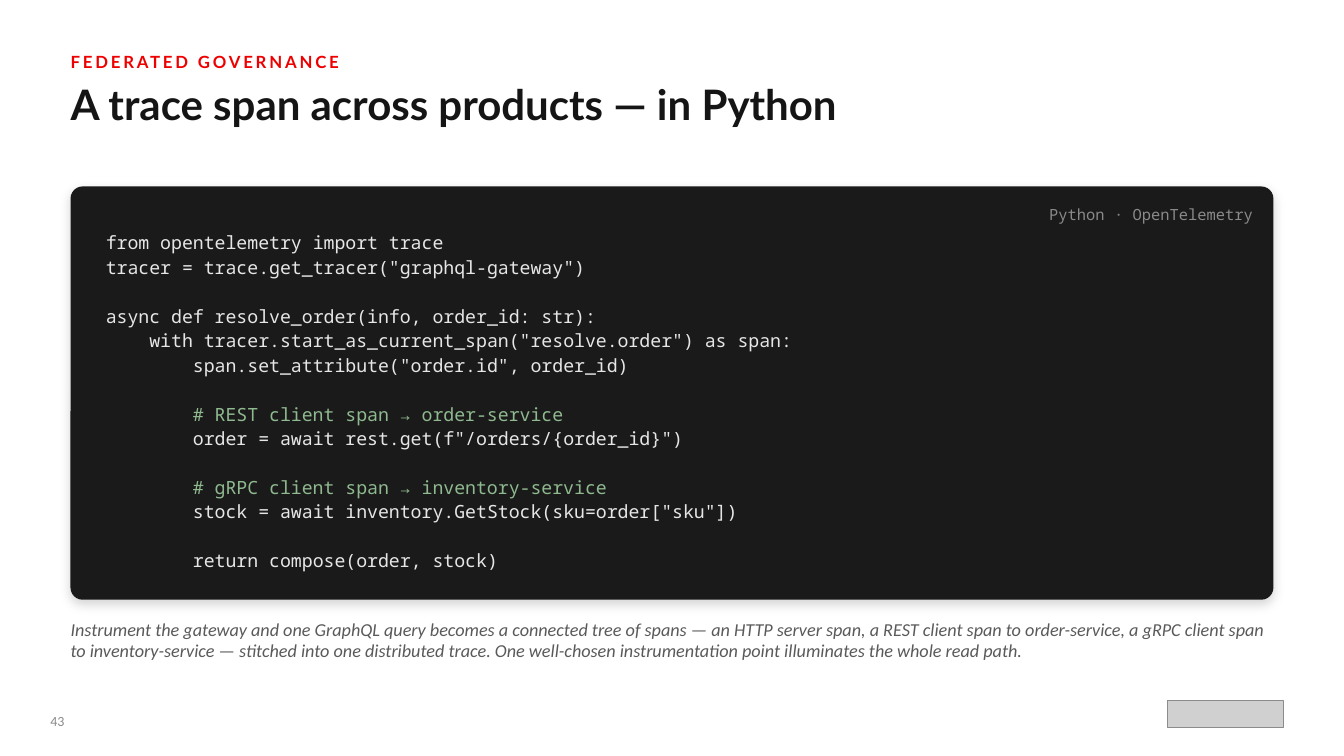
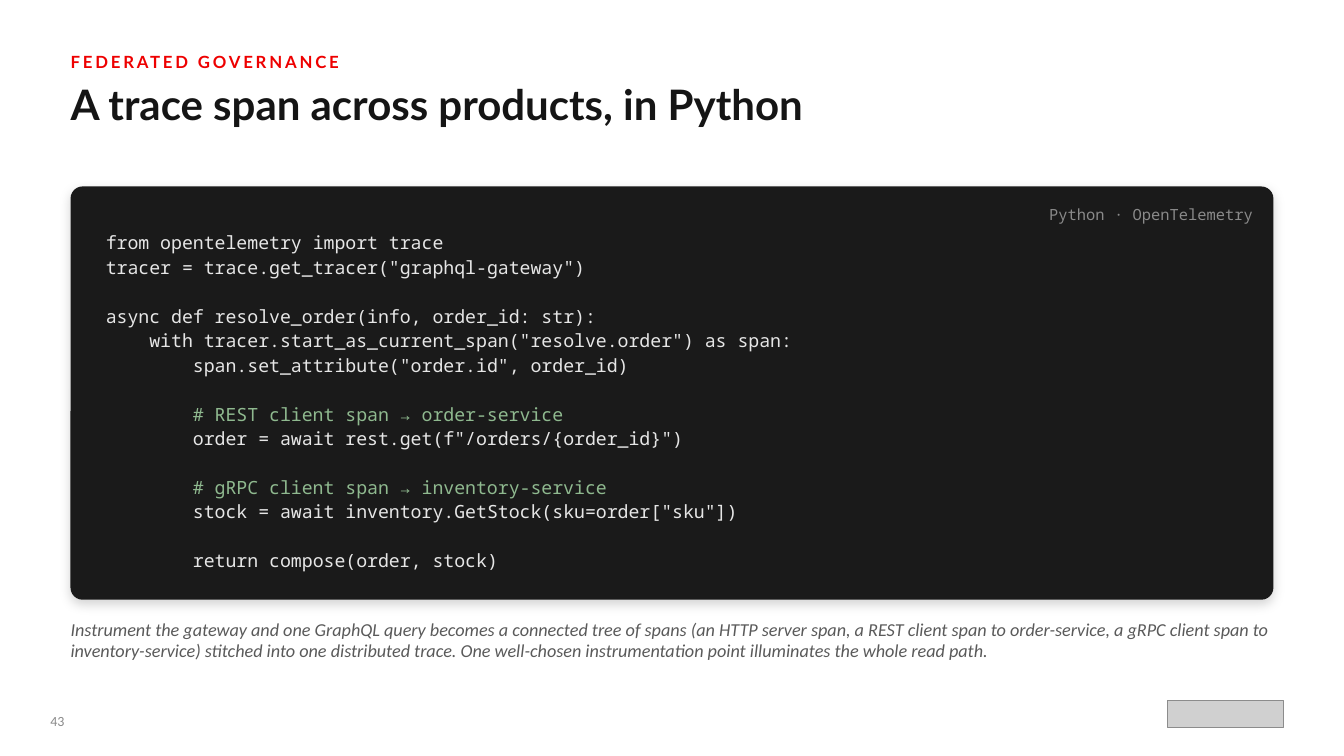
Before and after one commit to patterncatalyst/datamesh-reference-arch-python, a slide deck: slide 44 of presentation/data-mesh-openshift/Data_Mesh_on_OpenShift.pptx. Drawn at 1344x756 pixels with LibreOffice and Linux fonts; fonts in the diff are those of the drawing; grey boxes stand for pictures. Boxes give left, top, right and bottom in pixels: in the first picture for what was removed or moved away, otherwise in the second. Text is boxed around its words. In the diff, an @@ line names an element or a change of style, - is before the commit and + after.

Commit message:
docs(deck): professional-voice pass on the data-mesh decks
Remove em dashes, chapter/section cross-references, and ban-tier verbal
tics (deliberately, earns its place, load-bearing, worth noticing, honest,
on purpose, not a toy, rest of this deck) from The Data Mesh 101 and
Data Mesh on OpenShift pptxgenjs sources, then rebuild both decks.

```diff
--- a/presentation/data-mesh-openshift/Data_Mesh_on_OpenShift.pptx
+++ b/presentation/data-mesh-openshift/Data_Mesh_on_OpenShift.pptx
@@ text at bbox=[71, 88, 803, 127]: text changed @@
-A trace span across products — in Python
+A trace span across products, in Python
@@ text at bbox=[71, 623, 1268, 660]: text changed @@
-Instrument the gateway and one GraphQL query becomes a connected tree of spans — an HTTP server span, a REST client span to order-service, a gRPC client span to inventory-service — stitched into one distributed trace. One well-chosen instrumentation point illuminates the whole read path.
+Instrument the gateway and one GraphQL query becomes a connected tree of spans (an HTTP server span, a REST client span to order-service, a gRPC client span to inventory-service) stitched into one distributed trace. One well-chosen instrumentation point illuminates the whole read path.
```
Also in this commit, not shown: 53 other slides changed, 4 other files.
